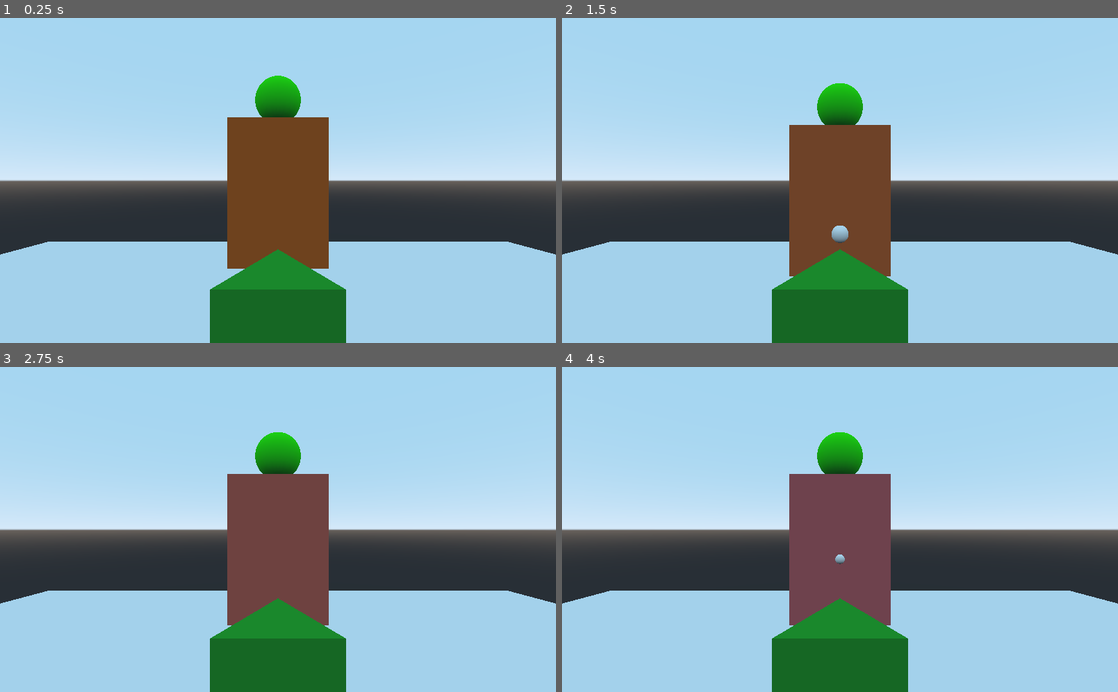
Above: before the commit, frames 1-4 (two rows, left to right).
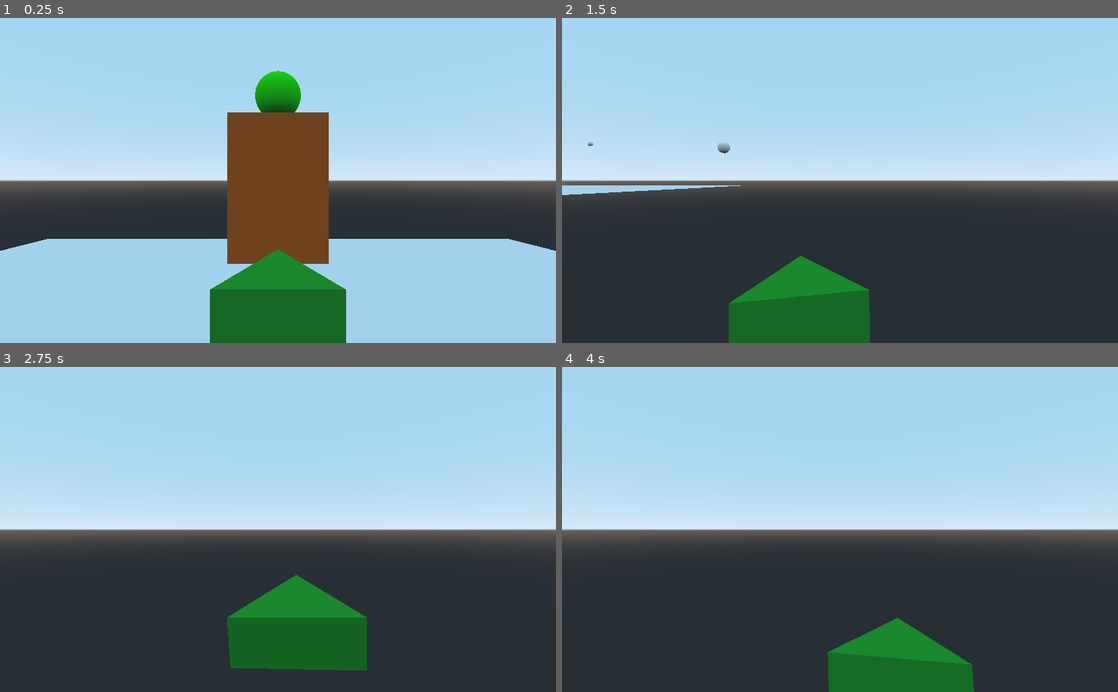
Above: after the commit, the same moments.

Repository: marcosfnlr/projeto-comp-graf
Game: Godot game, scene res://Map.tscn
Two runs of this game, one before a commit and one after it. Both use one fixed random seed, a clock stepped at 60 frames per second and the inputs below.
Inputs (mouse positions are in pixels of both pictures, inside the frame that each line leads up to):
- Up to frame 1 (0.25 s): no input
- Up to frame 2 (1.5 s): move the mouse to (962, 164) at 0.52 s; hold D (movement_right, bound only after the commit) 0.53-1.28 s; click (962, 164) at 0.6 s; move the mouse to (728, 196) at 1.27 s; hold S (movement_backward, bound only after the commit) from 1.28 s (still down); click (728, 196) at 1.35 s
- Up to frame 3 (2.75 s): move the mouse to (333, 458) at 2.02 s; release S (movement_backward, bound only after the commit) at 2.03 s; hold D (movement_right, bound only after the commit) from 2.03 s (still down); click (333, 458) at 2.1 s
- Up to frame 4 (4 s): tap Enter at 2.75 s; move the mouse to (812, 594) at 2.77 s; release D (movement_right, bound only after the commit) at 2.78 s; hold W (movement_forward, bound only after the commit) 2.78-3.53 s; click (812, 594) at 2.85 s; tap Space at 3.5 s; move the mouse to (1006, 578) at 3.52 s; hold A (movement_left, bound only after the commit) from 3.53 s (still down); click (1006, 578) at 3.6 s

The runs differ from the first frame. In frame 1, 1.3% of the frame differs, in the area x 0-100%, y 16-78%; in frame 2, 36%; in frame 3, 36%; in frame 4, 36%, in the area x 0-100%, y 20-100%.

Commit message:
Add camera and player movement and aiming control

Diff:
--- a/tiro/Base.gd
+++ b/tiro/Base.gd
@@ -1,9 +1,4 @@
 extends Spatial
-
-
-# Declare member variables here. Examples:
-# var a = 2
-# var b = "text"
 
 
 # Called when the node enters the scene tree for the first time.
@@ -17,5 +12,5 @@
 func process_input(delta):
 
 	if Input.is_action_just_pressed("fire"):
-			$Pistol_Point.fire_weapon()
+			$Player/Rotate/Pistol_Point.fire_weapon()
 	# ----------------------------------
--- a/tiro/Map.tscn
+++ b/tiro/Map.tscn
@@ -1,6 +1,6 @@
-[gd_scene load_steps=14 format=2]
+[gd_scene load_steps=12 format=2]
 
-[ext_resource path="res://Weapon_Pistol.gd" type="Script" id=1]
+[ext_resource path="res://Player.tscn" type="PackedScene" id=1]
 [ext_resource path="res://Base.gd" type="Script" id=2]
 [ext_resource path="res://Wall.gd" type="Script" id=3]
 
@@ -29,13 +29,6 @@
 [sub_resource type="BoxShape" id=8]
 extents = Vector3( 7.5, 0.1, 7.5 )
 
-[sub_resource type="SpatialMaterial" id=9]
-albedo_color = Color( 0.152664, 0.651367, 0.163379, 1 )
-
-[sub_resource type="PrismMesh" id=10]
-material = SubResource( 9 )
-size = Vector3( 0.5, 0.5, 0.2 )
-
 [node name="Spatial" type="Spatial"]
 script = ExtResource( 2 )
 
@@ -60,8 +53,7 @@
 mesh = SubResource( 5 )
 material/0 = SubResource( 6 )
 
-[node name="Camera" type="Camera" parent="."]
-transform = Transform( -1, 0, -8.74228e-08, 0, 1, 0, 8.74228e-08, 0, -1, 0, 2, -0.1 )
+[node name="Player" parent="." instance=ExtResource( 1 )]
 
 [node name="Floor" type="MeshInstance" parent="."]
 mesh = SubResource( 7 )
@@ -71,12 +63,3 @@
 
 [node name="CollisionShape" type="CollisionShape" parent="Floor/StaticBody"]
 shape = SubResource( 8 )
-
-[node name="Pistol" type="MeshInstance" parent="."]
-transform = Transform( 1, 0, 0, 0, -4.37114e-08, -1, 0, 1, -4.37114e-08, 0, 1.5, 1 )
-mesh = SubResource( 10 )
-material/0 = null
-
-[node name="Pistol_Point" type="Spatial" parent="."]
-transform = Transform( 1, 0, 0, 0, 1, 0, 0, 0, 1, 0, 1.5, 1.25 )
-script = ExtResource( 1 )
--- /dev/null
+++ b/tiro/Player.gd
@@ -0,0 +1,92 @@
+extends KinematicBody
+
+const GRAVITY = -24.8
+var vel = Vector3()
+const MAX_SPEED = 20
+const ACCEL = 2
+
+var dir = Vector3()
+
+const DEACCEL= 16
+const MAX_SLOPE_ANGLE = 40
+
+var camera
+var rotation_helper
+
+var MOUSE_SENSITIVITY = 0.05
+
+func _ready():
+	camera = $Camera
+	rotation_helper = $Rotate
+
+	Input.set_mouse_mode(Input.MOUSE_MODE_CAPTURED)
+
+func _physics_process(delta):
+	process_input(delta)
+	process_movement(delta)
+
+func process_input(delta):
+
+	# ----------------------------------
+	# Walking
+	var cam_xform = camera.get_global_transform()
+
+	var input_movement_vector = Vector2()
+
+	if Input.is_action_pressed("movement_forward"):
+		input_movement_vector.y += 1
+	if Input.is_action_pressed("movement_backward"):
+		input_movement_vector.y -= 1
+	if Input.is_action_pressed("movement_left"):
+		input_movement_vector.x -= 1
+	if Input.is_action_pressed("movement_right"):
+		input_movement_vector.x += 1
+
+	input_movement_vector = input_movement_vector.normalized()
+
+	# Basis vectors are already normalized.
+	dir = -cam_xform.basis.z * input_movement_vector.y
+	dir += cam_xform.basis.x * input_movement_vector.x
+	# ----------------------------------
+
+	# ----------------------------------
+	# Capturing/Freeing the cursor
+	if Input.is_action_just_pressed("ui_cancel"):
+		if Input.get_mouse_mode() == Input.MOUSE_MODE_VISIBLE:
+			Input.set_mouse_mode(Input.MOUSE_MODE_CAPTURED)
+		else:
+			Input.set_mouse_mode(Input.MOUSE_MODE_VISIBLE)
+	# ----------------------------------
+
+func process_movement(delta):
+	dir.y = 0
+	dir = dir.normalized()
+
+	vel.y += delta * GRAVITY
+
+	var hvel = vel
+	hvel.y = 0
+
+	var target = dir
+	target *= MAX_SPEED
+
+	var accel
+	if dir.dot(hvel) > 0:
+		accel = ACCEL
+	else:
+		accel = DEACCEL
+
+	hvel = hvel.linear_interpolate(target, accel * delta)
+	vel.x = hvel.x
+	vel.z = hvel.z
+	vel = move_and_slide(vel, Vector3(0, 1, 0), 0.05, 4, deg2rad(MAX_SLOPE_ANGLE))
+
+func _input(event):
+	if event is InputEventMouseMotion and Input.get_mouse_mode() == Input.MOUSE_MODE_CAPTURED:
+		rotation_helper.rotate_x(deg2rad(event.relative.y * MOUSE_SENSITIVITY))
+		rotation_helper.rotate_y(deg2rad(event.relative.x * MOUSE_SENSITIVITY * -1))
+
+		var camera_rot = rotation_helper.rotation_degrees
+		camera_rot.x = clamp(camera_rot.x, -30, 10)
+		camera_rot.y = clamp(camera_rot.y, -20, 20)
+		rotation_helper.rotation_degrees = camera_rot
--- /dev/null
+++ b/tiro/Player.tscn
@@ -0,0 +1,37 @@
+[gd_scene load_steps=6 format=2]
+
+[ext_resource path="res://Weapon_Pistol.gd" type="Script" id=1]
+[ext_resource path="res://Player.gd" type="Script" id=2]
+
+[sub_resource type="CapsuleShape" id=3]
+radius = 0.3
+height = 2.0
+
+[sub_resource type="SpatialMaterial" id=1]
+albedo_color = Color( 0.152664, 0.651367, 0.163379, 1 )
+
+[sub_resource type="PrismMesh" id=2]
+material = SubResource( 1 )
+size = Vector3( 0.5, 0.5, 0.2 )
+
+[node name="Player" type="KinematicBody"]
+script = ExtResource( 2 )
+
+[node name="CollisionShape" type="CollisionShape" parent="."]
+transform = Transform( 1, 0, 0, 0, -4.37114e-08, -1, 0, 1, -4.37114e-08, 0, 1.5, 0 )
+shape = SubResource( 3 )
+
+[node name="Camera" type="Camera" parent="."]
+transform = Transform( -1, 0, -8.74228e-08, 0, 1, 0, 8.74228e-08, 0, -1, 0, 2, -0.1 )
+
+[node name="Rotate" type="Spatial" parent="."]
+transform = Transform( 1, 0, 0, 0, 1, 0, 0, 0, 1, 0, 1.5, 0 )
+
+[node name="Pistol" type="MeshInstance" parent="Rotate"]
+transform = Transform( 1, 0, 0, 0, -4.37114e-08, -1, 0, 1, -4.37114e-08, 0, 0, 1 )
+mesh = SubResource( 2 )
+material/0 = null
+
+[node name="Pistol_Point" type="Spatial" parent="Rotate"]
+transform = Transform( 1, 0, 0, 0, 1, 0, 0, 0, 1, 0, 0, 1.25 )
+script = ExtResource( 1 )
--- a/tiro/Weapon_Pistol.gd
+++ b/tiro/Weapon_Pistol.gd
@@ -22,24 +22,3 @@
 	clone.global_transform = self.global_transform
 	clone.scale = Vector3(4, 4, 4)
 	clone.BULLET_DAMAGE = DAMAGE
-
-#func equip_weapon():
-#    if player_node.animation_manager.current_state == IDLE_ANIM_NAME:
-#        is_weapon_enabled = true
-#        return true
-#
-#    if player_node.animation_manager.current_state == "Idle_unarmed":
-#        player_node.animation_manager.set_animation("Pistol_equip")
-#
-#    return false
-#
-#func unequip_weapon():
-#    if player_node.animation_manager.current_state == IDLE_ANIM_NAME:
-#        if player_node.animation_manager.current_state != "Pistol_unequip":
-#            player_node.animation_manager.set_animation("Pistol_unequip")
-#
-#    if player_node.animation_manager.current_state == "Idle_unarmed":
-#        is_weapon_enabled = false
-#        return true
-#    else:
-#        return false
--- a/tiro/project.godot
+++ b/tiro/project.godot
@@ -21,6 +21,26 @@
 "events": [ Object(InputEventMouseButton,"resource_local_to_scene":false,"resource_name":"","device":0,"alt":false,"shi …(212 unchanged characters)…
  ]
 }
+movement_forward={
+"deadzone": 0.5,
+"events": [ Object(InputEventKey,"resource_local_to_scene":false,"resource_name":"","device":0,"alt":false,"shift":false,"control":false,"meta":false,"command":false,"pressed":false,"scancode":87,"unicode":0,"echo":false,"script":null)
+ ]
+}
+movement_backward={
+"deadzone": 0.5,
+"events": [ Object(InputEventKey,"resource_local_to_scene":false,"resource_name":"","device":0,"alt":false,"shift":false,"control":false,"meta":false,"command":false,"pressed":false,"scancode":83,"unicode":0,"echo":false,"script":null)
+ ]
+}
+movement_right={
+"deadzone": 0.5,
+"events": [ Object(InputEventKey,"resource_local_to_scene":false,"resource_name":"","device":0,"alt":false,"shift":false,"control":false,"meta":false,"command":false,"pressed":false,"scancode":68,"unicode":0,"echo":false,"script":null)
+ ]
+}
+movement_left={
+"deadzone": 0.5,
+"events": [ Object(InputEventKey,"resource_local_to_scene":false,"resource_name":"","device":0,"alt":false,"shift":false,"control":false,"meta":false,"command":false,"pressed":false,"scancode":65,"unicode":0,"echo":false,"script":null)
+ ]
+}
 
 [physics]
 
